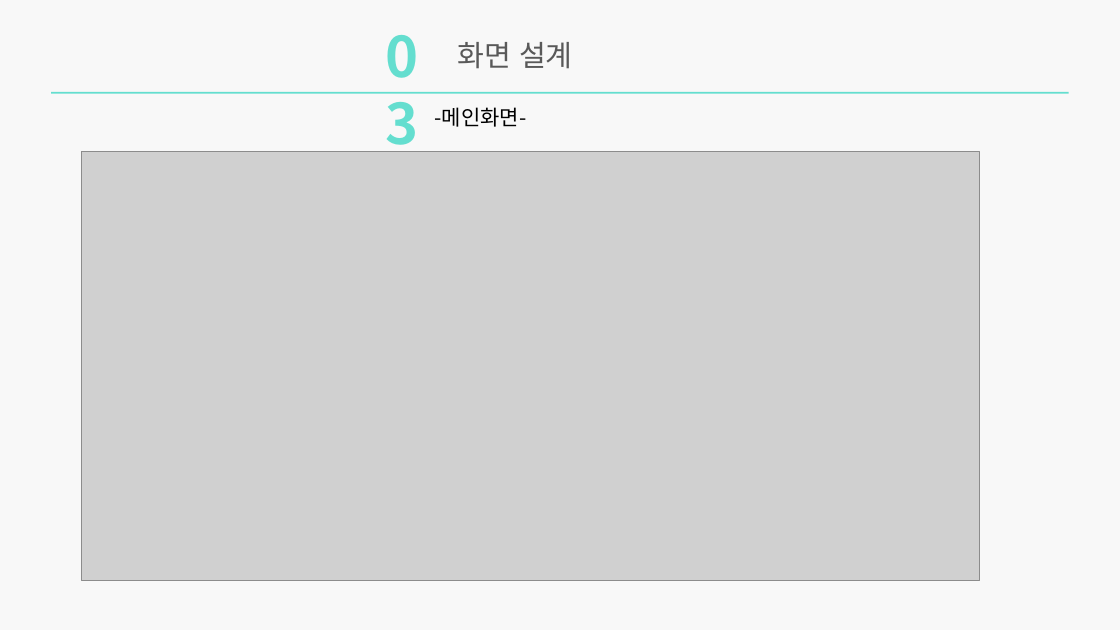
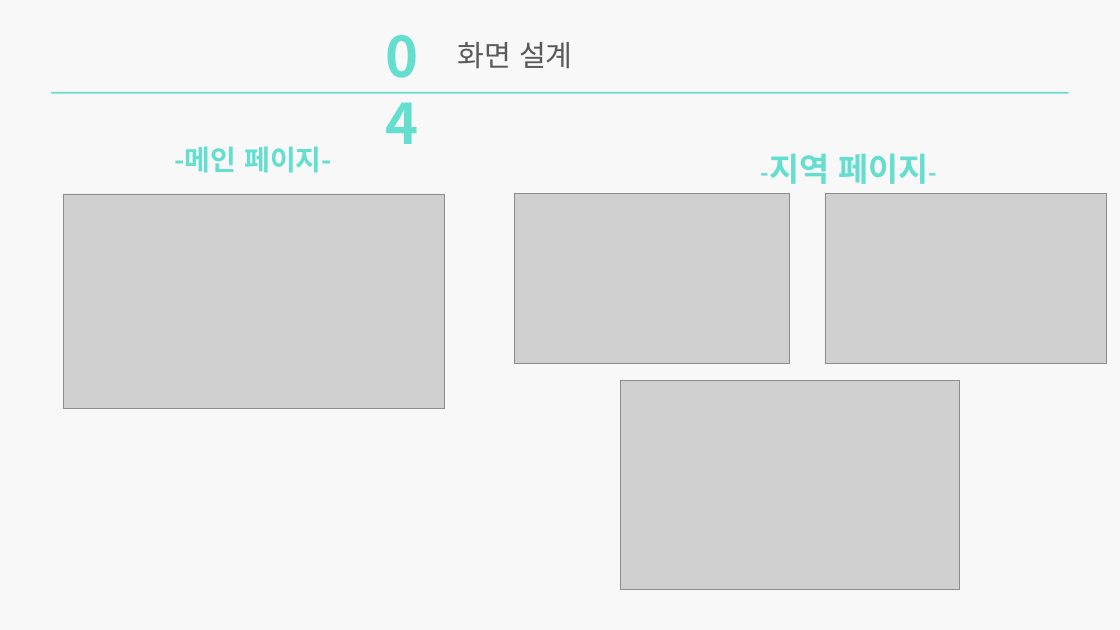
Before and after one commit to ProjectKM1/JavaProject, a slide deck: slide 8 of 발표자료/발표자료.pptx (slide 6 before the commit). Drawn at 1120x630 pixels with LibreOffice and Linux fonts; fonts in the diff are those of the drawing; grey boxes stand for pictures. Boxes give left, top, right and bottom in pixels: in the first picture for what was removed or moved away, otherwise in the second. Text is boxed around its words. In the diff, an @@ line names an element or a change of style, - is before the commit and + after.

```diff
--- a/발표자료/발표자료.pptx
+++ b/발표자료/발표자료.pptx
@@ text at [175, 146, 332, 173]: text changed; size 18 to 24 pt; text colour #000000 to #64DECF; bold on @@
--메인화면-
+-메인 페이지-
@@ picture removed at [82, 151, 979, 581] @@
@@ text added at [769, 153, 928, 184], 28 pt, text #64DECF, bold @@
+-지역 페이지-
@@ picture added at [63, 194, 444, 409] @@
@@ picture added at [514, 194, 790, 363] @@
@@ picture added at [825, 194, 1107, 363] @@
@@ picture added at [621, 381, 960, 589] @@
```
Also in this commit, not shown: 5 other slides changed, 2 slides added, 2 slides removed, 1 other file.
